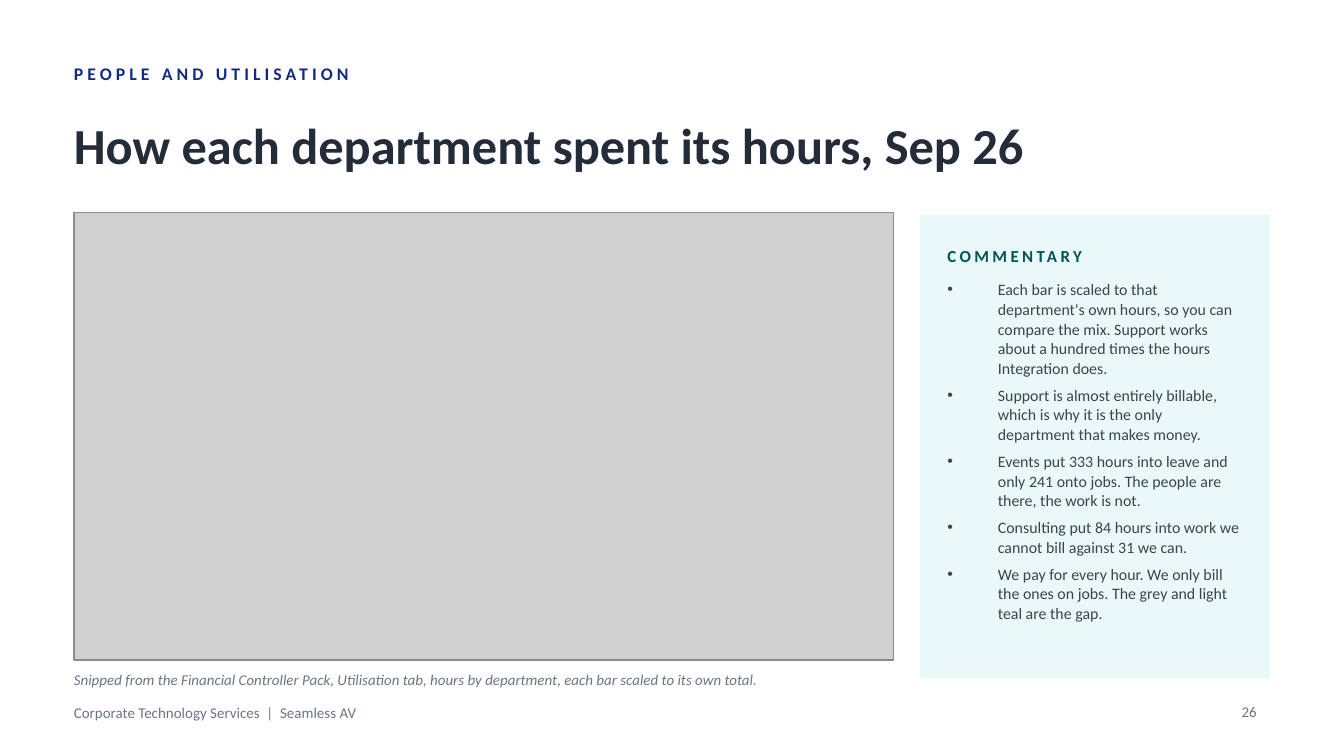
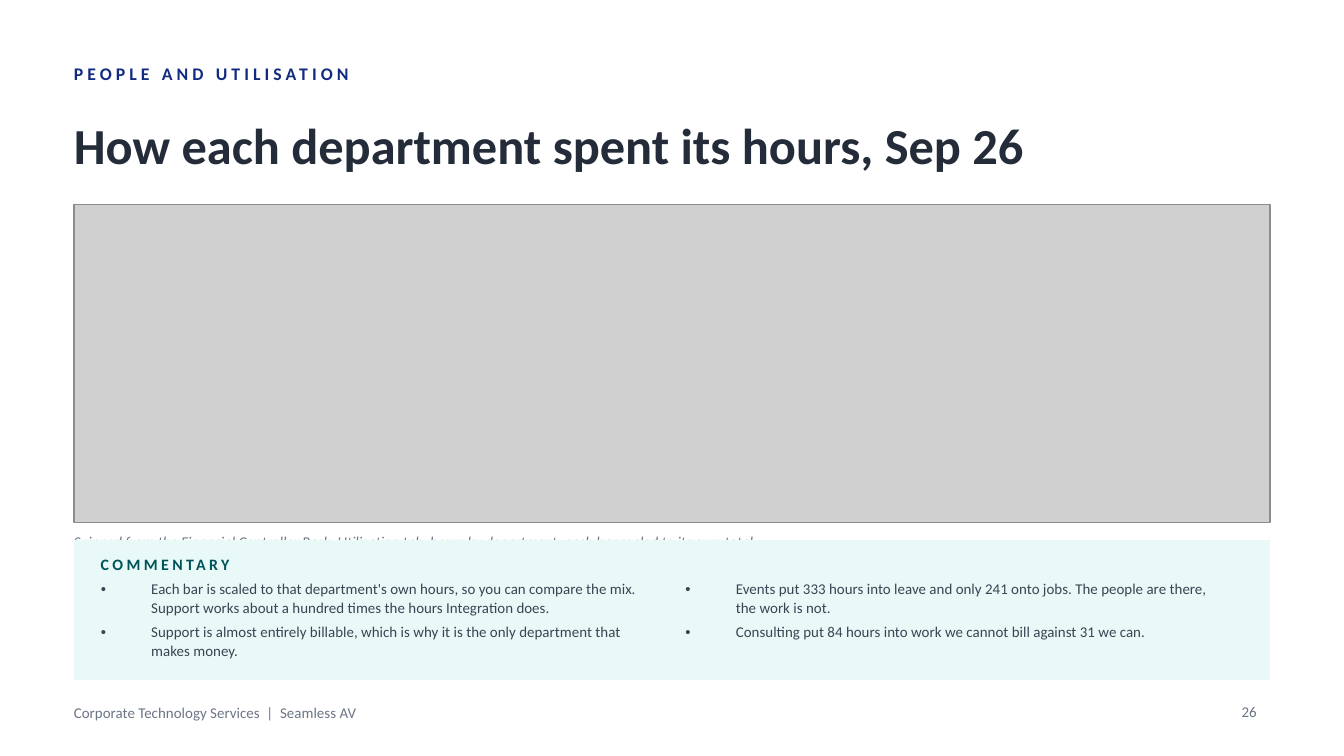
Before and after one commit to WesleyNelson-O33/Claude, a slide deck: slide 26 of deck/CTS Monthly Business Review - September 2026.pptx. Drawn at 1344x756 pixels with LibreOffice and Linux fonts; fonts in the diff are those of the drawing; grey boxes stand for pictures. Boxes give left, top, right and bottom in pixels: in the first picture for what was removed or moved away, otherwise in the second. Text is boxed around its words. In the diff, an @@ line names an element or a change of style, - is before the commit and + after.

```diff
--- a/deck/CTS Monthly Business Review - September 2026.pptx
+++ b/deck/CTS Monthly Business Review - September 2026.pptx
@@ picture: place and size @@
-picture at [74, 212, 894, 660]
+picture at [74, 204, 1270, 523]
@@ text at [998, 456, 1239, 622]: paragraphs removed @@
-• Events put 333 hours into leave and only 241 onto jobs. The people are there, the work is not.
-• Consulting put 84 hours into work we cannot bill against 31 we can.
-• We pay for every hour. We only bill the ones on jobs. The grey and light teal are the gap.
@@ text "Snipped from the Financial Controller ..." rewrapped from [74, 674, 757, 688] to [74, 536, 757, 540] @@
@@ rectangle: place and size @@
-rectangle at [921, 215, 1270, 679]
+rectangle at [74, 540, 1270, 680]
@@ text "COMMENTARY": place and size @@
-text "COMMENTARY" at [948, 239, 1243, 273]
+text "COMMENTARY" at [101, 552, 504, 577]
@@ text "COMMENTARY" at [101, 552, 504, 577]: size 9 to 8.5 pt @@
@@ text "Each bar is scaled to ...": place and size @@
-text "Each bar is scaled to ..." at [998, 284, 1239, 622]
+text "Each bar is scaled to ..." at [151, 583, 636, 659]
@@ text "Each bar is scaled to ..." at [151, 583, 636, 659]: size 8.5 to 8 pt; line spacing 10.5pt to 10pt; less space between paragraphs @@
@@ text added at [736, 583, 1207, 640], 8 pt, text #3A4453 @@
+• Events put 333 hours into leave and only 241 onto jobs. The people are there, the work is not.
+• Consulting put 84 hours into work we cannot bill against 31 we can.
```
Also in this commit, not shown: 9 other slides changed, 8 other files.
